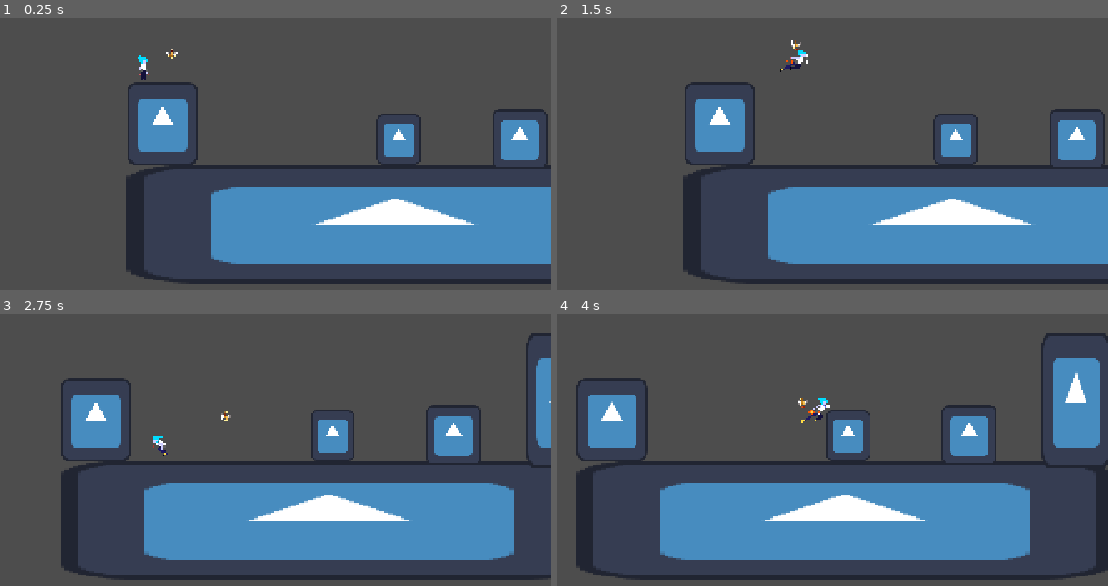
Above: before the commit, frames 1-4 (two rows, left to right).
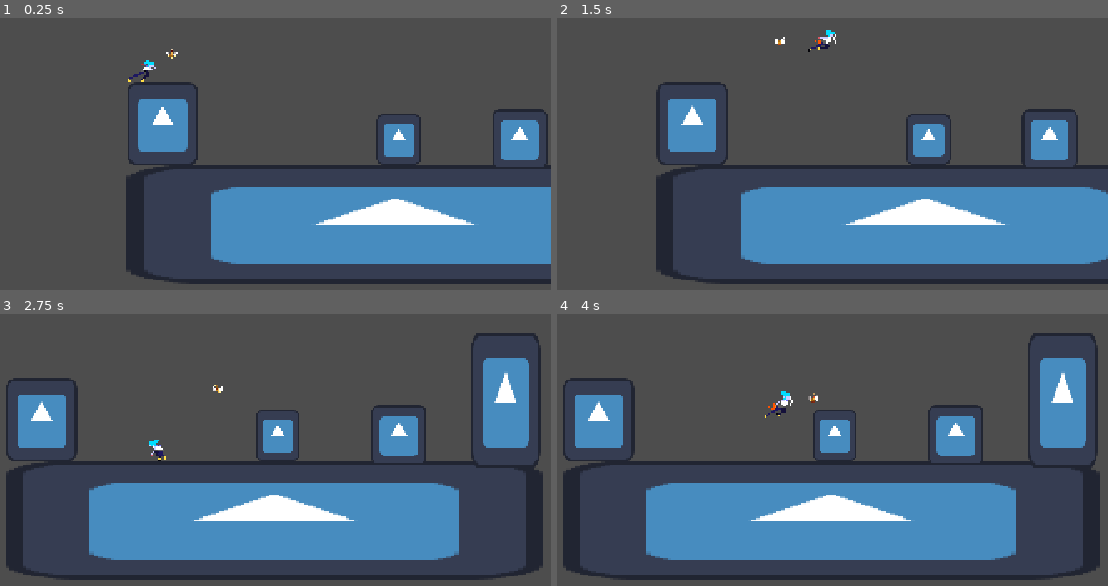
Above: after the commit, the same moments.

Repository: endermn/gameJAM
Game: Godot game, scene res://game_scene.tscn
The game is run twice, just before and just after one commit, with the same random seed, the same clock (stepped at 60 frames per second) and the same inputs. The engine's default icon, where the game draws it, is replaced by a stand-in: a white triangle on a blue panel in a dark square.
Inputs:
- Up to frame 1 (0.25 s): no input
- Up to frame 2 (1.5 s): tap Enter at 0.5 s; hold D (move_right) from 0.53 s (still down); tap Shift (dash) at 0.6, 1.35 s; tap Space (jump) at 0.77, 1.25 s
- Up to frame 3 (2.75 s): tap Space (jump) at 1.52 s; release D (move_right) at 2.03 s; hold A (move_left) from 2.03 s (still down); tap Shift (dash) at 2.1 s
- Up to frame 4 (4 s): release A (move_left) at 2.78 s; hold D (move_right) from 2.78 s (still down); tap Shift (dash) at 2.85, 3.6 s; tap Space (jump) at 3.02, 3.77 s

The runs differ from the first frame. In frame 1, 0.2% of the frame differs, in the area x 23-29%, y 13-24%; in frame 2, 12%; in frame 3, 25%, in the area x 1-100%, y 6-98%; in frame 4, 12%.

Commit message:
add fix collision bug and also fix hitbox

Diff:
--- a/CharacterControllerPlatformer.gd
+++ b/CharacterControllerPlatformer.gd
@@ -54,8 +54,8 @@
 	if onFloor && !is_on_floor(): emit_signal("onAir")
 	onFloor = is_on_floor();
 	onCeil  = is_on_ceiling();
-	rightWall  = test_move(transform, Vector2(CharacterMovement.Wall_SafeMargin,0));
-	leftWall  = test_move(transform, Vector2(-CharacterMovement.Wall_SafeMargin,0));
+	rightWall = is_on_wall() and get_wall_normal().x < 0.0
+	leftWall = is_on_wall() and get_wall_normal().x > 0.0
 	onWall = rightWall || leftWall;
 
 	onEdge = !test_move(global_transform.translated(Vector2(CharacterMovement.EdgeCheckDistance*_last_turned_dir,1)), Vector2(0,1))
--- a/game_scene.tscn
+++ b/game_scene.tscn
@@ -13,7 +13,7 @@
 [ext_resource type="Script" uid="uid://bonuji8n8214y" path="res://hurtbox.gd" id="7_miq82"]
 
 [sub_resource type="RectangleShape2D" id="RectangleShape2D_penkd"]
-size = Vector2(13, 31.999992)
+size = Vector2(35, 31.999992)
 
 [sub_resource type="AtlasTexture" id="AtlasTexture_t06ws"]
 atlas = ExtResource("3_udeyl")
@@ -229,7 +229,7 @@
 "duration": 1.0,
 "texture": SubResource("AtlasTexture_glbr4")
 }],
-"loop": 1,
+"loop": 0,
 "name": &"sprint",
 "speed": 5.0
 }]
@@ -252,7 +252,7 @@
 radius = 6.0
 
 [sub_resource type="NavigationPolygon" id="NavigationPolygon_hf1wm"]
-vertices = PackedVector2Array(-156, -103.32031, -236.65625, -100.140625, -231.74219, -150.96875, 295.84375, -149.28906, 300.71875, -11.71875, 258.1328, -10.28125, 259.1172, -71.60156, 183, -75.40625, 183, -9, 112.72656, -9, 110.71875, -66, 44.851563, -66, -19.046875, -10, -156, -12.828125, 45.851563, -11.78125)
+vertices = PackedVector2Array(-150, -104, -236.28906, -104, -231.74219, -150.89063, 296.04688, -143.29688, 300.71875, -11.71875, 258.1328, -10.28125, 259.1172, -71.60156, 183, -75.40625, 183, -9, 112.72656, -9, 110.71875, -66, 44.851563, -66, -19.101563, -10, -150, -11.8828125, 45.851563, -11.78125)
 polygons = Array[PackedInt32Array]([PackedInt32Array(0, 1, 2, 3), PackedInt32Array(4, 5, 6, 3), PackedInt32Array(0, 3, 6, 7), PackedInt32Array(7, 8, 9, 10), PackedInt32Array(0, 7, 10, 11), PackedInt32Array(12, 13, 0, 11, 14)])
 outlines = Array[PackedVector2Array]([PackedVector2Array(-245, -97, -245, 132, 393, 150, 387, -157, -239, -159)])
 parsed_geometry_type = 1
@@ -288,13 +288,15 @@
 polygon = PackedVector2Array(-2, -13, 45, -13, 45, -5, -2, -5)
 
 [node name="collision" type="CollisionShape2D" parent="Player" unique_id=1524645715]
-position = Vector2(-8.5, -8)
+position = Vector2(-10, -8)
 shape = SubResource("RectangleShape2D_penkd")
 
 [node name="AnimatedSprite2D" type="AnimatedSprite2D" parent="Player" unique_id=2084181287]
 position = Vector2(-8.5, -10.5)
 scale = Vector2(1.15625, 1.1562495)
 sprite_frames = SubResource("SpriteFrames_wj57k")
+animation = &"sprint"
+frame = 7
 speed_scale = 2.0
 
 [node name="Camera2D" type="Camera2D" parent="Player" unique_id=1726395647]
@@ -341,7 +343,7 @@
 position = Vector2(-15, 76)
 
 [node name="CollisionPolygon2D" type="CollisionPolygon2D" parent="NavigationRegion2D/StaticBody2D" unique_id=963725822]
-polygon = PackedVector2Array(-224, -76, -225, -168, -149, -171, -149, -81, -4, -78, 69, -80, 68, -134, 118, -134, 120, -77, 206, -77, 206, -143, 266, -140, 265, -78, 324, -80, 319, -221, 400, -229, 406, 72, -231, 59)
+polygon = PackedVector2Array(-227, -76, -227, -172, -143, -172, -143, -75, -5, -75, 67, -75, 67, -135, 119, -135, 119, -75, 203, -75, 203, -140, 268, -140, 268, -75, 319, -75, 319, -226, 405, -226, 406, 64, -227, 63)
 
 [node name="AnimatedSprite2D" type="AnimatedSprite2D" parent="NavigationRegion2D/StaticBody2D" unique_id=553771171]
 position = Vector2(89, -5.499997)
